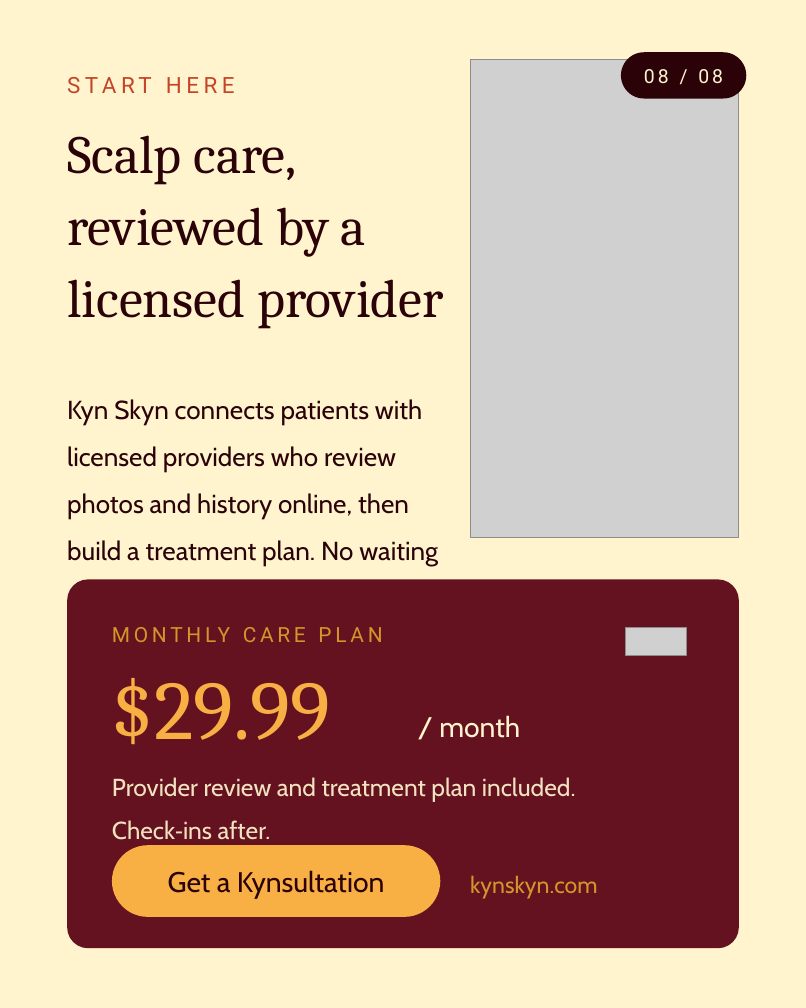
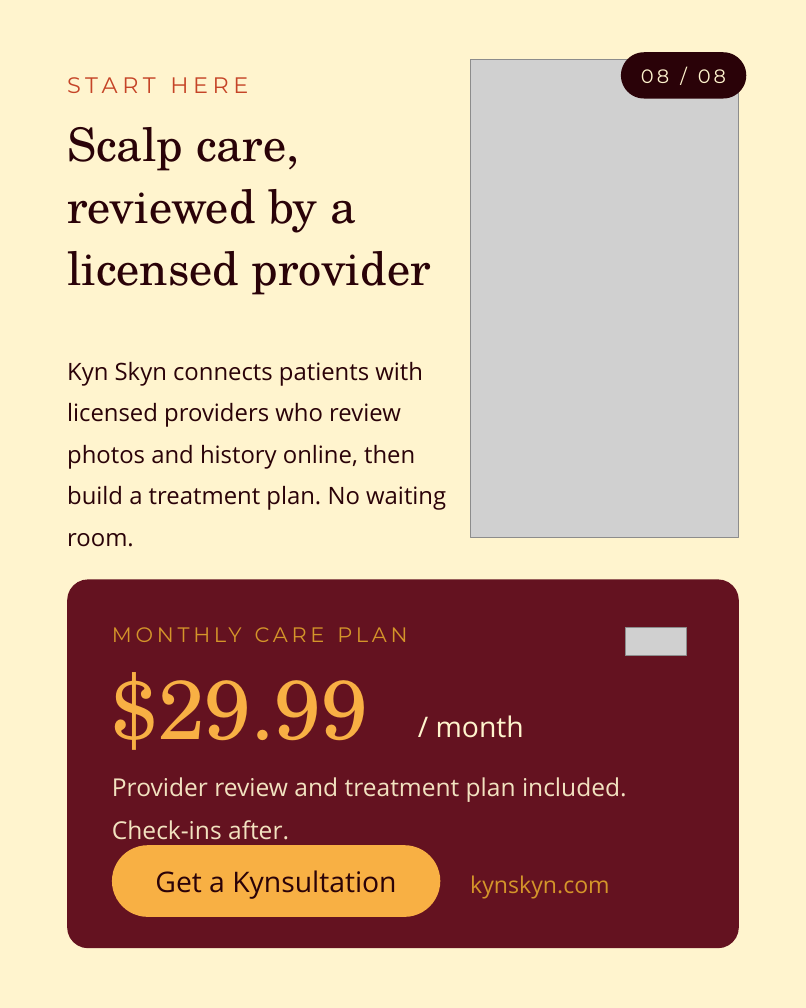
Before and after one commit to kwamenasworld-cloud/Kyn-skyn, a slide deck: slide 8 of ads/2026-06/kynskyn-scalp-carousel.pptx. Drawn at 806x1008 pixels with LibreOffice and Linux fonts; fonts in the diff are those of the drawing; grey boxes stand for pictures. Boxes give left, top, right and bottom in pixels: in the first picture for what was removed or moved away, otherwise in the second. Text is boxed around its words. In the diff, an @@ line names an element or a change of style, - is before the commit and + after.

Commit message:
Carousel PPTX v2: Canva-safe fonts, fix CTA slide spacing

```diff
--- a/ads/2026-06/kynskyn-scalp-carousel.pptx
+++ b/ads/2026-06/kynskyn-scalp-carousel.pptx
@@ text "Scalp care, reviewed by a ..." at <box>67,127,431,295</box>: size 54 to 46.5 pt, font Cambria to TeX Gyre Schola @@
@@ text "Kyn Skyn connects patients with ...": place and size @@
-text "Kyn Skyn connects patients with ..." at <box>67,399,438,599</box>
+text "Kyn Skyn connects patients with ..." at <box>67,362,446,547</box>
@@ text "Kyn Skyn connects patients with ..." at <box>67,362,446,547</box>: size 26.2 to 24 pt, font Cabin to Open Sans; line spacing 1.5 to 1.45 @@
@@ font Roboto to Montserrat in 3 elements at <box>621,52,747,99</box>, <box>67,77,248,93</box>, <box>466,777,516,802</box> @@
@@ text "$29.99" at <box>112,672,368,750</box>: font Cambria to TeX Gyre Schola @@
@@ font Cabin to Open Sans in 4 elements at <box>436,715,524,738</box>, <box>112,777,627,840</box>, <box>112,845,440,916</box>, <box>470,875,610,899</box> @@
```
Also in this commit, not shown: 7 other slides changed.
